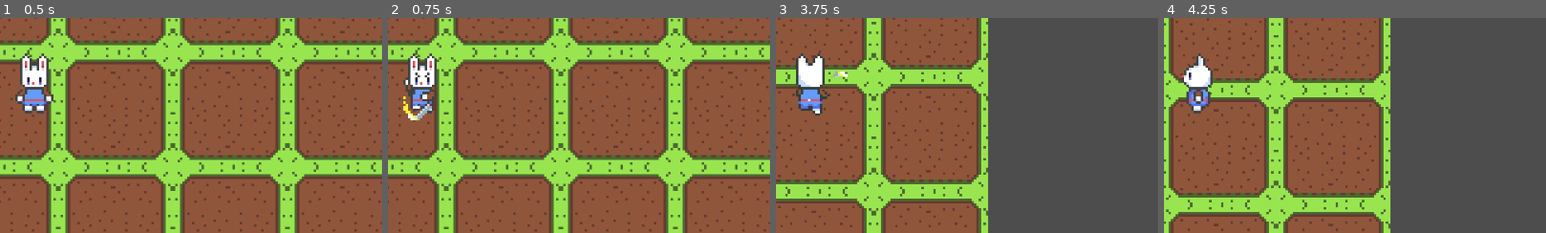
Above: before the commit, frames 1-4 (left to right).
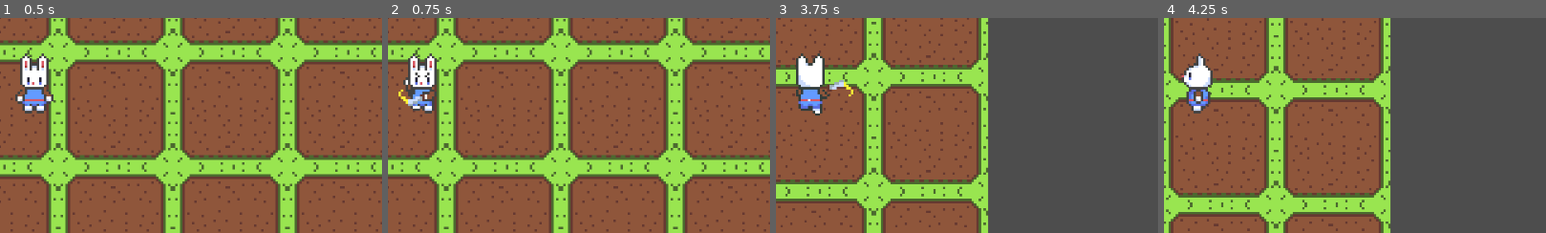
Above: after the commit, the same moments.

Repository: bregre550/bigbeef
Game: Godot game, scene res://Sandbox/01.tscn
The game is run twice, just before and just after one commit, with the same random seed, the same clock (stepped at 60 frames per second) and the same inputs.
Inputs:
- Up to frame 1 (0.5 s): no input
- Up to frame 2 (0.75 s): tap Enter at 0.5 s; hold D (right) from 0.53 s (still down); hold Space (attack) from 0.53 s (still down)
- Up to frame 3 (3.75 s): release D (right) at 1.28 s; release Space (attack) at 1.28 s; hold S (down) 1.28-2.03 s; tap ' (flip strafe) at 1.35 s; hold D (right) 2.03-2.78 s; tap Q (shoot) at 2.1 s; hold W (up) 2.78-3.53 s; tap / (strafe) at 2.85 s; hold A (left) from 3.53 s (still down); hold Space (attack) from 3.53 s (still down)
- Up to frame 4 (4.25 s): keep holding A (left); keep holding Space (attack)
The pictures show only the part of the screen within x 46-96%, y 30-80%; the shares and areas given below are measured in that part.

Frame 1 is identical in both runs. In frame 2, 0.4% of the frame differs, in the area x 2-12%, y 33-48%; in frame 3, 0.3%; in frame 4, nothing differs.

Commit message:
animation fixes
did some cleanup on the attack animations. looking pretty good!

Diff:
--- a/big-beef/Player/player.tscn
+++ b/big-beef/Player/player.tscn
@@ -113,7 +113,7 @@
 tracks/0/keys = {
 "times": PackedFloat32Array(0, 0.1, 0.2, 0.3, 0.4, 0.5),
 "transitions": PackedFloat32Array(1, 1, 1, 1, 1, 1),
-"update": 0,
+"update": 1,
 "values": [0, 0, 1, 2, 3, 4]
 }
 tracks/1/type = "value"
@@ -190,7 +190,7 @@
 tracks/0/keys = {
 "times": PackedFloat32Array(0, 0.1, 0.2, 0.3, 0.4, 0.5),
 "transitions": PackedFloat32Array(1, 1, 1, 1, 1, 1),
-"update": 0,
+"update": 1,
 "values": [0, 10, 11, 12, 13, 14]
 }
 tracks/1/type = "value"
@@ -267,7 +267,7 @@
 tracks/0/keys = {
 "times": PackedFloat32Array(0, 0.1, 0.2, 0.3, 0.4, 0.5),
 "transitions": PackedFloat32Array(1, 1, 1, 1, 1, 1),
-"update": 0,
+"update": 1,
 "values": [0, 5, 6, 7, 8, 9]
 }
 tracks/1/type = "value"
@@ -344,7 +344,7 @@
 tracks/0/keys = {
 "times": PackedFloat32Array(0, 0.1, 0.2, 0.3, 0.4, 0.5),
 "transitions": PackedFloat32Array(1, 1, 1, 1, 1, 1),
-"update": 0,
+"update": 1,
 "values": [0, 15, 16, 17, 18, 19]
 }
 tracks/1/type = "value"
@@ -357,7 +357,7 @@
 "times": PackedFloat32Array(0, 0.1, 0.2, 0.3, 0.4, 0.5),
 "transitions": PackedFloat32Array(1, 1, 1, 1, 1, 1),
 "update": 0,
-"values": [Vector2(-7, 4), Vector2(7, -4), Vector2(5, -14), Vector2(-3, -17), Vector2(-11, -6), Vector2(-15, 2)]
+"values": [Vector2(-7, 4), Vector2(7, -4), Vector2(5, -14), Vector2(-2, -17), Vector2(-11, -6), Vector2(-15, 2)]
 }
 tracks/2/type = "value"
 tracks/2/imported = false
@@ -368,8 +368,8 @@
 tracks/2/keys = {
 "times": PackedFloat32Array(0, 0.1, 0.2, 0.3, 0.4, 0.5),
 "transitions": PackedFloat32Array(1, 1, 1, 1, 1, 1),
-"update": 0,
-"values": [Vector2(0, 0), Vector2(3, 14), Vector2(6, 17), Vector2(5, 9), Vector2(0, 4), Vector2(0, 5)]
+"update": 1,
+"values": [Vector2(0, 0), Vector2(4, 11), Vector2(0, 15), Vector2(-4, 11), Vector2(0, 6), Vector2(0, 5)]
 }
 tracks/3/type = "value"
 tracks/3/imported = false
@@ -402,10 +402,10 @@
 tracks/5/interp = 1
 tracks/5/loop_wrap = true
 tracks/5/keys = {
-"times": PackedFloat32Array(0),
-"transitions": PackedFloat32Array(1),
-"update": 1,
-"values": [-1]
+"times": PackedFloat32Array(0, 0.1, 0.2),
+"transitions": PackedFloat32Array(1, 1, 1),
+"update": 1,
+"values": [0, 0, -1]
 }
 tracks/6/type = "value"
 tracks/6/imported = false
@@ -433,7 +433,7 @@
 tracks/0/keys = {
 "times": PackedFloat32Array(0, 0.1, 0.2, 0.3, 0.4, 0.5),
 "transitions": PackedFloat32Array(1, 1, 1, 1, 1, 1),
-"update": 0,
+"update": 1,
 "values": [0, 25, 26, 27, 28, 29]
 }
 tracks/1/type = "value"
@@ -457,7 +457,7 @@
 tracks/2/keys = {
 "times": PackedFloat32Array(0, 0.1, 0.2, 0.3, 0.4, 0.5),
 "transitions": PackedFloat32Array(1, 1, 1, 1, 1, 1),
-"update": 0,
+"update": 1,
 "values": [Vector2(0, 0), Vector2(2, 1), Vector2(-4, 3), Vector2(-4, 5), Vector2(-3, 3), Vector2(-2, 5)]
 }
 tracks/3/type = "value"
@@ -522,7 +522,7 @@
 tracks/0/keys = {
 "times": PackedFloat32Array(0, 0.1, 0.2, 0.3, 0.4, 0.5),
 "transitions": PackedFloat32Array(1, 1, 1, 1, 1, 1),
-"update": 0,
+"update": 1,
 "values": [0, 20, 21, 22, 23, 24]
 }
 tracks/1/type = "value"
@@ -546,7 +546,7 @@
 tracks/2/keys = {
 "times": PackedFloat32Array(0, 0.1, 0.2, 0.3, 0.4, 0.5),
 "transitions": PackedFloat32Array(1, 1, 1, 1, 1, 1),
-"update": 0,
+"update": 1,
 "values": [Vector2(0, 0), Vector2(-6, 1), Vector2(1, 3), Vector2(0, 5), Vector2(-1, 4), Vector2(-2, 5)]
 }
 tracks/3/type = "value"
@@ -611,7 +611,7 @@
 tracks/0/keys = {
 "times": PackedFloat32Array(0, 0.1, 0.2, 0.3, 0.4, 0.5),
 "transitions": PackedFloat32Array(1, 1, 1, 1, 1, 1),
-"update": 0,
+"update": 1,
 "values": [0, 30, 31, 32, 33, 34]
 }
 tracks/1/type = "value"
@@ -635,7 +635,7 @@
 tracks/2/keys = {
 "times": PackedFloat32Array(0, 0.1, 0.2, 0.3, 0.4, 0.5),
 "transitions": PackedFloat32Array(1, 1, 1, 1, 1, 1),
-"update": 0,
+"update": 1,
 "values": [Vector2(0, 0), Vector2(2, 7), Vector2(4, 7), Vector2(3, 5), Vector2(1, 5), Vector2(0, 4)]
 }
 tracks/3/type = "value"
@@ -688,7 +688,7 @@
 tracks/0/keys = {
 "times": PackedFloat32Array(0, 0.1, 0.2, 0.3, 0.4, 0.5),
 "transitions": PackedFloat32Array(1, 1, 1, 1, 1, 1),
-"update": 0,
+"update": 1,
 "values": [0, 35, 36, 37, 38, 39]
 }
 tracks/1/type = "value"
@@ -712,7 +712,7 @@
 tracks/2/keys = {
 "times": PackedFloat32Array(0, 0.1, 0.2, 0.3, 0.4, 0.5),
 "transitions": PackedFloat32Array(1, 1, 1, 1, 1, 1),
-"update": 0,
+"update": 1,
 "values": [Vector2(0, 0), Vector2(-6, 9), Vector2(-7, 9), Vector2(-6, 5), Vector2(-6, 5), Vector2(-5, 4)]
 }
 tracks/3/type = "value"
